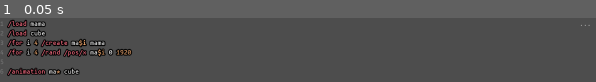
Above: before the commit, frame 1.
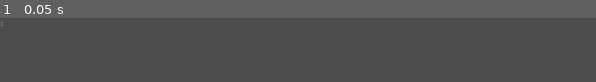
Above: after the commit, the same moment.

Repository: loopier/animatron
Game: Godot game, scene res://main.tscn
Two runs of this game, one before a commit and one after it. Both use one fixed random seed, a clock stepped at 60 frames per second and the inputs below.
Inputs:
- Up to frame 1 (0.05 s): no input

The runs differ from the first frame. In frame 1, 4.8% of the frame differs, in the area x 0-99%, y 3-91%.

Commit message:
Clean editor

Diff:
--- a/main.tscn
+++ b/main.tscn
@@ -42,13 +42,6 @@
 theme = ExtResource("3_fotw2")
 theme_override_colors/font_outline_color = Color(0, 0, 0, 1)
 theme_override_constants/outline_size = 10
-text = "/load mama
-/load cube
-/for i 4 /create ma$i mama
-/for i 4 /rand /pos/x ma$i 0 1920
-
-/animation ma* cube"
-placeholder_text = "code editor"
 caret_type = 1
 syntax_highlighter = SubResource("CodeHighlighter_833ra")
 highlight_all_occurrences = true
@@ -67,6 +60,7 @@
 dragger_visibility = 2
 
 [node name="PostWindow" type="CodeEdit" parent="HSplitContainer/VBoxContainer"]
+visible = false
 z_index = 1
 layout_mode = 2
 theme = ExtResource("3_fotw2")
